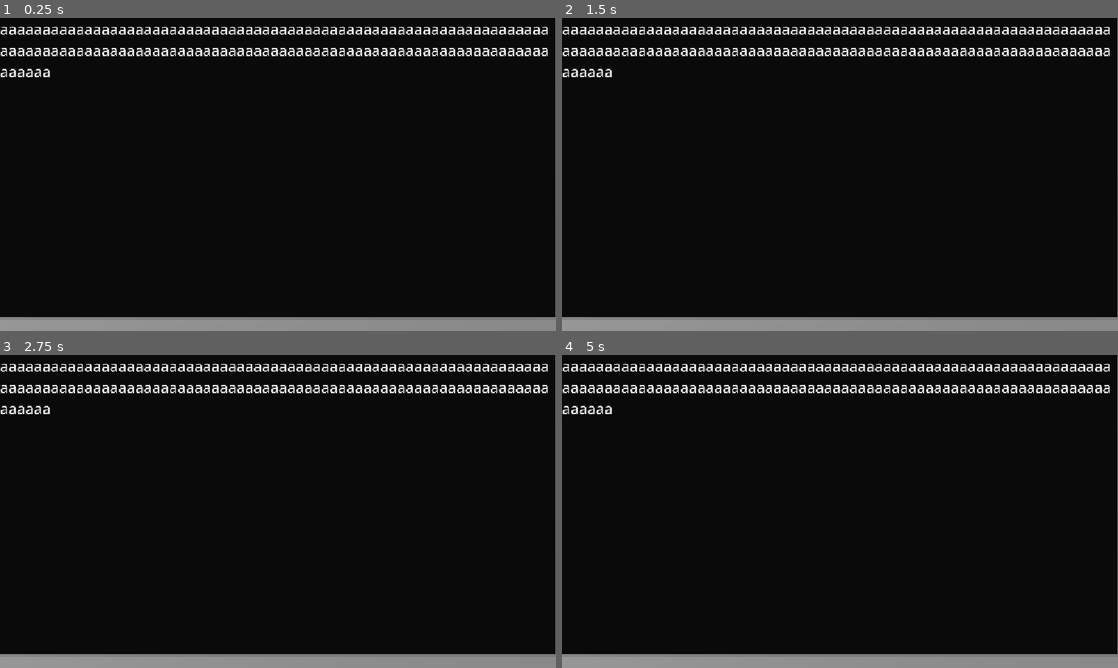
Above: before the commit, frames 1-4 (two rows, left to right).
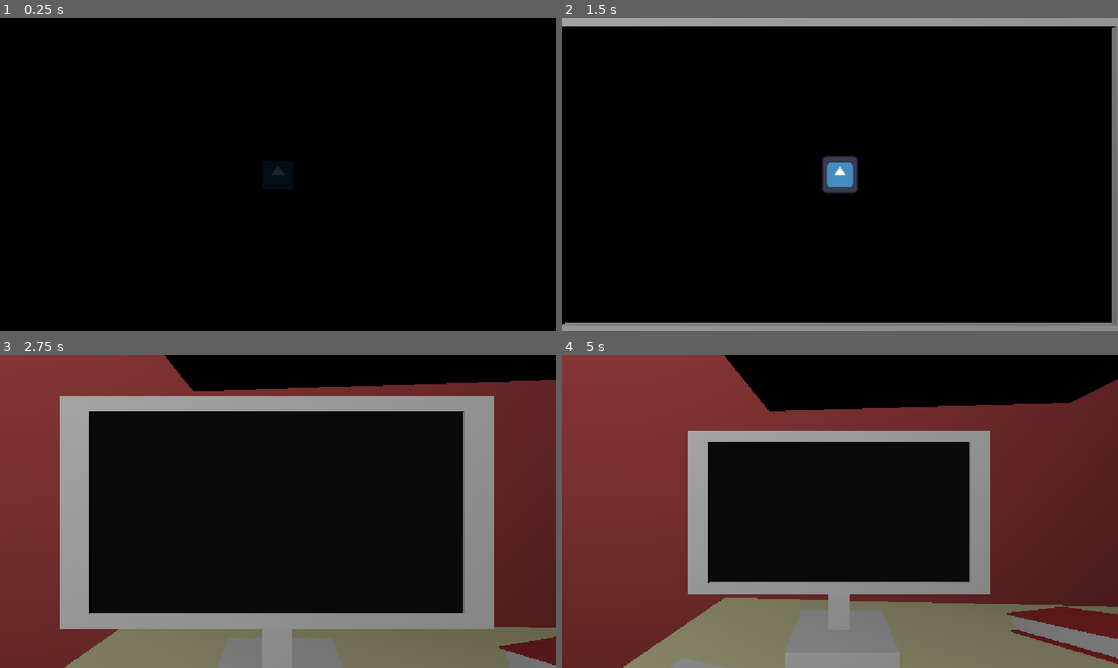
Above: after the commit, the same moments.

Repository: GitGinocchio/portfolio
Game: Godot game, scene res://Main.tscn
The game is run twice, just before and just after one commit, with the same random seed, the same clock (stepped at 60 frames per second) and the same inputs. The engine's default icon, where the game draws it, is replaced by a stand-in: a white triangle on a blue panel in a dark square.
Inputs (mouse positions are in pixels of both pictures, inside the frame that each line leads up to):
- Up to frame 1 (0.25 s): no input
- Up to frame 2 (1.5 s): move the mouse to (867, 174) at 0.52 s; hold W (move_forward) from 0.53 s (still down); tap Space (jump) at 0.77 s; move the mouse to (812, 174) at 1.27 s
- Up to frame 3 (2.75 s): keep holding W (move_forward); tap Space (jump) at 1.52 s; move the mouse to (289, 505) at 2.02 s
- Up to frame 4 (5 s): keep holding W (move_forward); move the mouse to (834, 517) at 2.77 s; tap Space (jump) at 3.02, 3.77, 4.52 s; move the mouse to (878, 514) at 3.52 s; move the mouse to (795, 508) at 4.27 s

The runs differ from the first frame. In frame 1, 7.8% of the frame differs, in the area x 0-100%, y 0-100%; in frame 2, 9.5%; in frame 3, 50%; in frame 4, 69%.

Commit message:
feat: init animation

Diff:
--- a/scenes/objects/monitor.tscn
+++ b/scenes/objects/monitor.tscn
@@ -12,5 +12,5 @@
 transform = Transform3D(100, 4.3711393e-06, 1.9106857e-13, 0, -4.371139e-06, 100, 4.3711393e-06, -100, -4.371139e-06, 0, 0, 0)
 
 [node name="Terminal" parent="." index="1" unique_id=1023286742 instance=ExtResource("2_x0au6")]
-transform = Transform3D(-9.616505e-10, 0, 0.022, 0, 0.022, 0, -0.022, 0, -9.616505e-10, 0.03, 0.073, 0)
+transform = Transform3D(-9.616505e-10, 0, 0.022, 0, 0.022, 0, -0.022, 0, -9.616505e-10, 0.03, 0.08, 0)
 texture = SubResource("ViewportTexture_x0au6")
--- a/scenes/terminal.tscn
+++ b/scenes/terminal.tscn
@@ -1,17 +1,111 @@
 [gd_scene format=3 uid="uid://bc76rlg07r842"]
 
 [ext_resource type="Script" uid="uid://b1arhcjuonomp" path="res://scripts/terminal.gd" id="1_m430i"]
+[ext_resource type="Texture2D" uid="uid://ldld4u0yqpat" path="res://icon.svg" id="2_sy66w"]
 
 [sub_resource type="ViewportTexture" id="ViewportTexture_h4bas"]
 viewport_path = NodePath("SubViewport")
+
+[sub_resource type="Animation" id="Animation_sy66w"]
+length = 0.001
+tracks/0/type = "value"
+tracks/0/imported = false
+tracks/0/enabled = true
+tracks/0/path = NodePath(".:position:z")
+tracks/0/interp = 1
+tracks/0/loop_wrap = true
+tracks/0/keys = {
+"times": PackedFloat32Array(0),
+"transitions": PackedFloat32Array(1),
+"update": 1,
+"values": [6.0]
+}
+tracks/1/type = "value"
+tracks/1/imported = false
+tracks/1/enabled = true
+tracks/1/path = NodePath("%OSLogo:modulate:a")
+tracks/1/interp = 1
+tracks/1/loop_wrap = true
+tracks/1/keys = {
+"times": PackedFloat32Array(0),
+"transitions": PackedFloat32Array(1),
+"update": 1,
+"values": [1.0]
+}
+tracks/2/type = "value"
+tracks/2/imported = false
+tracks/2/enabled = true
+tracks/2/path = NodePath("%Terminal:modulate:a")
+tracks/2/interp = 1
+tracks/2/loop_wrap = true
+tracks/2/keys = {
+"times": PackedFloat32Array(0),
+"transitions": PackedFloat32Array(1),
+"update": 1,
+"values": [1.0]
+}
+
+[sub_resource type="Animation" id="Animation_m430i"]
+resource_name = "intro"
+length = 5.0
+tracks/0/type = "value"
+tracks/0/imported = false
+tracks/0/enabled = true
+tracks/0/path = NodePath(".:position:z")
+tracks/0/interp = 2
+tracks/0/loop_wrap = true
+tracks/0/keys = {
+"times": PackedFloat32Array(0.5, 5),
+"transitions": PackedFloat32Array(1, 1),
+"update": 0,
+"values": [6.0, 15.0]
+}
+tracks/1/type = "value"
+tracks/1/imported = false
+tracks/1/enabled = true
+tracks/1/path = NodePath("%OSLogo:modulate:a")
+tracks/1/interp = 1
+tracks/1/loop_wrap = true
+tracks/1/keys = {
+"times": PackedFloat32Array(0, 0.5, 2, 2.5),
+"transitions": PackedFloat32Array(1, 1, 1, 1),
+"update": 0,
+"values": [0.0, 1.0, 1.0, 0.0]
+}
+tracks/2/type = "value"
+tracks/2/imported = false
+tracks/2/enabled = true
+tracks/2/path = NodePath("%Terminal:modulate:a")
+tracks/2/interp = 1
+tracks/2/loop_wrap = true
+tracks/2/keys = {
+"times": PackedFloat32Array(0, 2.5),
+"transitions": PackedFloat32Array(1, 1),
+"update": 1,
+"values": [0.0, 1.0]
+}
+
+[sub_resource type="AnimationLibrary" id="AnimationLibrary_sy66w"]
+_data = {
+&"RESET": SubResource("Animation_sy66w"),
+&"intro": SubResource("Animation_m430i")
+}
 
 [node name="Terminal" type="Sprite3D" unique_id=1501954215]
 texture = SubResource("ViewportTexture_h4bas")
 script = ExtResource("1_m430i")
 
-[node name="Camera3D" type="Camera3D" parent="." unique_id=1071193247]
+[node name="CameraRig" type="Node3D" parent="." unique_id=2034750856]
 unique_name_in_owner = true
-transform = Transform3D(1, 0, 0, 0, 1, 0, 0, 0, 1, 0, 0, 7)
+transform = Transform3D(1, 0, 0, 0, 1, 0, 0, 0, 1, 0, 0, 6)
+
+[node name="AnimationPlayer" type="AnimationPlayer" parent="CameraRig" unique_id=2122638556]
+unique_name_in_owner = true
+libraries/ = SubResource("AnimationLibrary_sy66w")
+autoplay = &"intro"
+
+[node name="Camera3D" type="Camera3D" parent="CameraRig" unique_id=1071193247]
+unique_name_in_owner = true
 current = true
 
 [node name="SubViewport" type="SubViewport" parent="." unique_id=237809766]
@@ -26,7 +120,7 @@
 grow_horizontal = 2
 grow_vertical = 2
 
-[node name="ColorRect" type="ColorRect" parent="SubViewport/Control" unique_id=1184969120]
+[node name="Background" type="ColorRect" parent="SubViewport/Control" unique_id=1184969120]
 layout_mode = 1
 anchors_preset = 15
 anchor_right = 1.0
@@ -35,7 +129,24 @@
 grow_vertical = 2
 color = Color(0, 0, 0, 1)
 
-[node name="CodeEdit" type="CodeEdit" parent="SubViewport/Control" unique_id=581549143]
+[node name="OSLogo" type="TextureRect" parent="SubViewport/Control" unique_id=307355243]
+unique_name_in_owner = true
+layout_mode = 1
+anchors_preset = 8
+anchor_left = 0.5
+anchor_top = 0.5
+anchor_right = 0.5
+anchor_bottom = 0.5
+offset_left = -64.0
+offset_top = -64.0
+offset_right = 64.0
+offset_bottom = 64.0
+grow_horizontal = 2
+grow_vertical = 2
+texture = ExtResource("2_sy66w")
+
+[node name="Terminal" type="CodeEdit" parent="SubViewport/Control" unique_id=581549143]
+unique_name_in_owner = true
 texture_filter = 5
 layout_mode = 1
 anchors_preset = 15
@@ -44,5 +155,4 @@
 grow_horizontal = 2
 grow_vertical = 2
 theme_override_font_sizes/font_size = 50
-text = "aaaaaaaaaaaaaaaaaaaaaaaaaaaaaaaaaaaaaaaaaaaaaaaaaaaaaaaaaaaaaaaaaaaaaaaaaaaaaaaaaaaaaaaaaaaaaaaaaaaaaaaaaaaaaaaaaaaaaaaaaaaaaaaaaaaaaaaa"
 wrap_mode = 1
--- a/scripts/terminal.gd
+++ b/scripts/terminal.gd
@@ -1,22 +1,6 @@
 extends Node
 
-@onready var camera = %Camera3D
-
-func start_zoom_out() -> void:
-	# 1. Creiamo il Tween
-	var tween = create_tween().set_parallel(true)
-
-	# 2. Impostiamo una curva di transizione (Cubic è la più naturale)
-	tween.set_trans(Tween.TRANS_CUBIC).set_ease(Tween.EASE_IN_OUT)
-
-	# 3. Zoom out della posizione (spostiamo la camera indietro)
-	tween.tween_property(camera, "position", Vector3(0, 1.5, 3.0), 2.0)
-
-	# 4. Zoom out del FOV (cambiamo la prospettiva da "zoomata" a "wide")
-	tween.tween_property(camera, "fov", 75.0, 2.0)
-
-	# 5. Opzionale: Ruotiamo leggermente la camera per inquadrare meglio la stanza
-	tween.tween_property(camera, "rotation_degrees", Vector3(-15, 0, 0), 2.0)
+@onready var animation = %AnimationPlayer
 
 # Called when the node enters the scene tree for the first time.
 func _ready() -> void:
